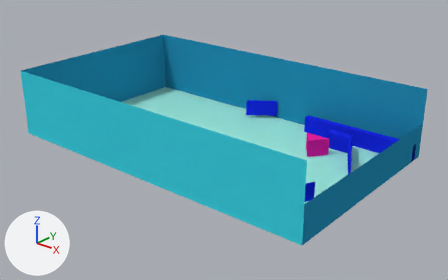
A saved change to the Blender file src/models/visible_table_first_bumpers_attempt_color_launch_wall.blend.
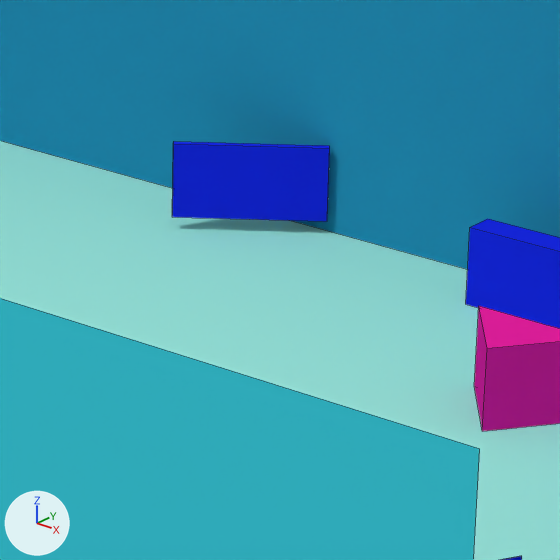
Each version is shown whole from a 50 mm camera at (10.99, -12.85, 7.24) aimed at (0.4, -0.07, 0.27), then close up on the part from 47% to 72% of the width and 26% to 65% of the height. The axes (+X, +Y, +Z) are drawn at lower left. The lights are the same throughout. The close-ups show mesh edges as thin lines.
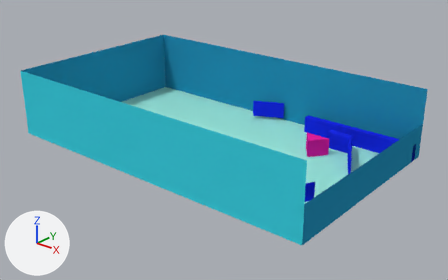
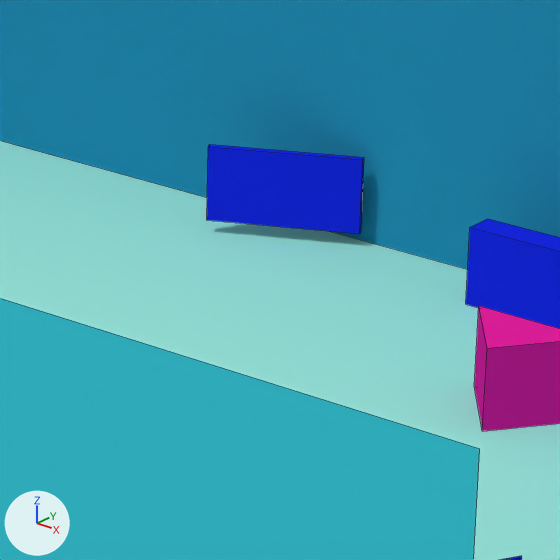
Where the change shows, as pixel boxes [x1, y1, x2, y2] in the close-ups (560 x 560 px):
'Cube.005', turned: before [172, 141, 330, 221]; after [207, 144, 364, 234]

The change, as a list of edits to the scene's bpy script:
```text
Change ob_cube_005:
    ob_cube_005.rotation_euler: (0.0, 0.0, 0.611) -> (0.0, 0.0, 0.436)  # degrees (0, 0, 35) -> degrees (0, 0, 25)
```
